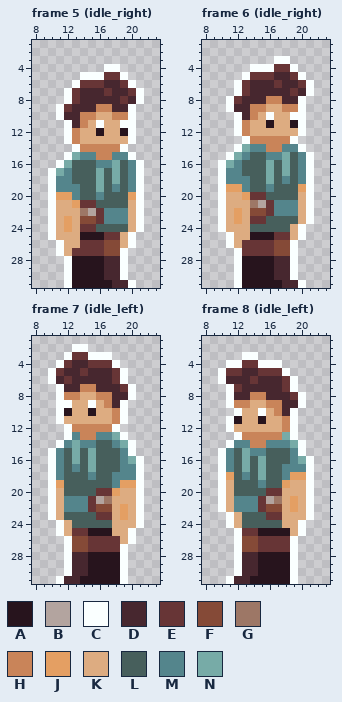
Pixel-art file: assets/textures/characters/player/player.aseprite. The picture above is the old version.
32x32 pixels, 24 frames. Colours within 5 levels of each other are drawn and written as one. Shown: frame 5 (idle_right): x 8..23, y 1..31; frame 6 (idle_right): x 8..23, y 1..31; frame 7 (idle_left): x 8..23, y 1..31; frame 8 (idle_left): x 8..23, y 1..31. The commit also changed other frames, which this record leaves out.
Palette (. is transparent): A #27141d  B #b3a49f  C #faffff  D #47272f  E #673536  F #854a37  G #9d7766  H #c98459  J #e49f63  K #ddac81  L #475f5c  M #54858c  N #77aba7
The result:
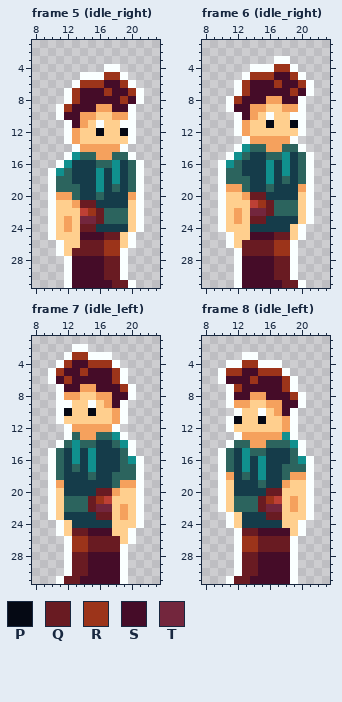
Colours new in this view: P #050914  Q #691b22  R #9c341a  S #450c28  T #73263d
Edits made:
colour G: #9d7766 -> #bd4035
colour H: #c98459 -> #f5a15d
colour K: #ddac81 -> #ffcf8e
colour L: #475f5c -> #153c4a
colour M: #54858c -> #2c645e
colour N: #77aba7 -> #10908e
Changed rows in their new state; - is a pixel that keeps its letter.
Frame 5 (idle_right):
first column x 12:
 5 -----RR--
 6 --RRRSSR-
 7 -RSSSRSSR
 8 -RSSSSSRS
 9 RSSS--SS-
10 SS-------
11 -S-------
12 ----P--P-
first column x 11:
20 HH-------H
21 --HQQ-----
22 ----RQ----
23 -H-TTQ----
24 -H-QQ-----
25 ---SSSQQ--
26 ---QQQRR--
27 --QQQQRR--
28 --SSSSQQ--
29 --SSSSQQ--
30 --SSSSQQ--
31 --SSSSSQQ-
Frame 6 (idle_right):
first column x 12:
 4 -----RR--
 5 --RRRSSR-
 6 -RSSSRSSR
 7 -RSSSSSRS
 8 RSSS--SS-
 9 SS-------
10 -S-------
11 ----P--P-
first column x 11:
19 HH-------H
20 --HQQ-----
21 ----RQ----
22 -H-TTQ----
23 -H-QQ-----
25 ---SSSQQ--
26 --QQQQRR--
27 --QQQQRR--
28 --SSSSQQ--
29 --SSSSQQ--
30 --SSSSQQ--
31 --SSSSSQQ-
Frame 7 (idle_left):
first column x 11:
 3 --RR-----
 4 -RSSRRR--
 5 RSSRSSSR-
 6 SRSSSSSR-
 7 -SS--SSSR
 8 -------SS
 9 -------S-
10 -P--P----
first column x 11:
19 H-------HH
20 -----QQH--
21 ----QR----
22 ----QTT-H-
23 -----QQ-H-
25 --QQSSS---
26 --RRQQQQ--
27 --RRQQQQ--
28 --QQSSSS--
29 --QQSSSS--
30 --QQSSSS--
31 -QQSSSSS--
Frame 8 (idle_left):
first column x 11:
 4 --RR-----
 5 RRSSRRR--
 6 SSSRSSSR-
 7 -RSSSSSR-
 8 -SS--SSSR
 9 -------SS
10 -------S-
11 -P--P----
first column x 11:
18 H-------HH
19 -------H--
20 -----QQ---
21 ----QR--H-
22 ----QTT-H-
23 -----QQ---
25 --QQSSSS--
26 --RRQQQQ--
27 --RRQQQQ--
28 --QQSSSS--
29 --QQSSSS--
30 --QQSSSS--
31 -QQSSSSS--
Changed places in both pictures, as pixel boxes (x1, y1, x2, y2):
changed: (56, 72, 136, 288)
changed: (226, 64, 306, 288)
changed: (56, 352, 136, 584)
changed: (226, 360, 306, 584)
